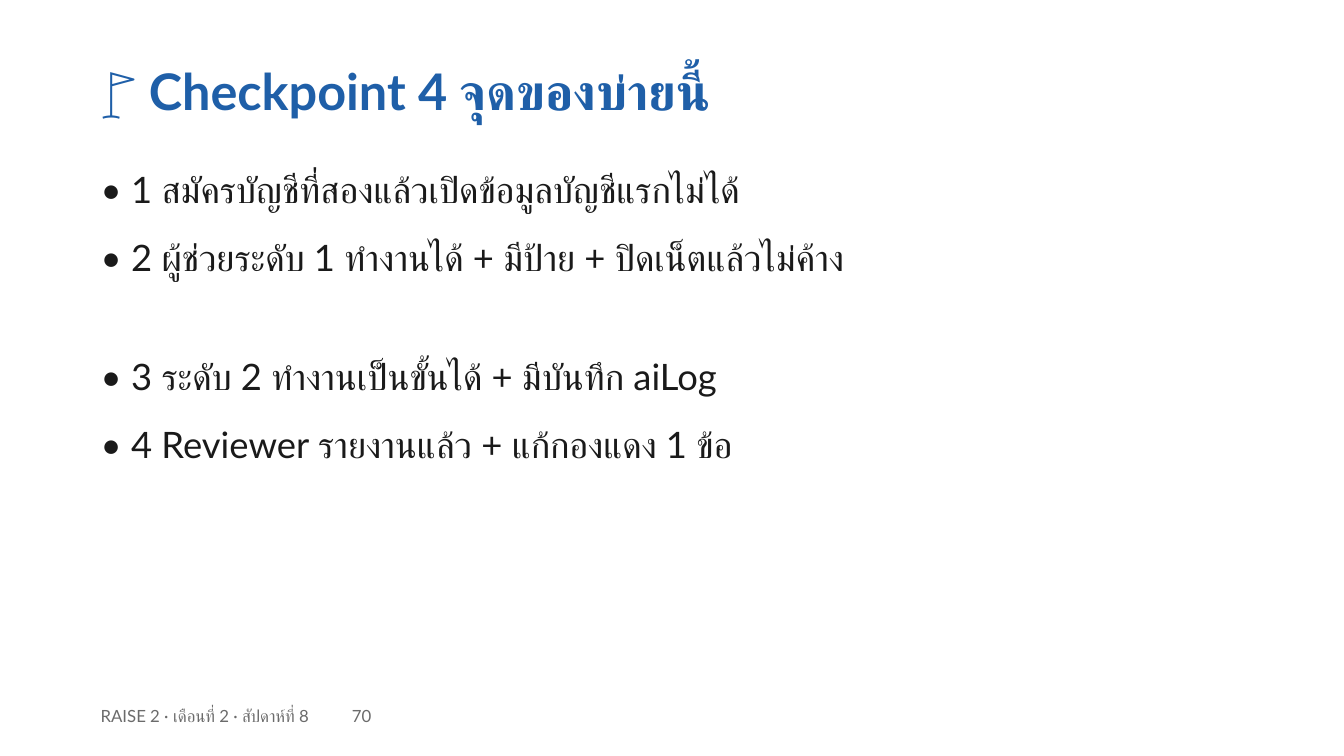
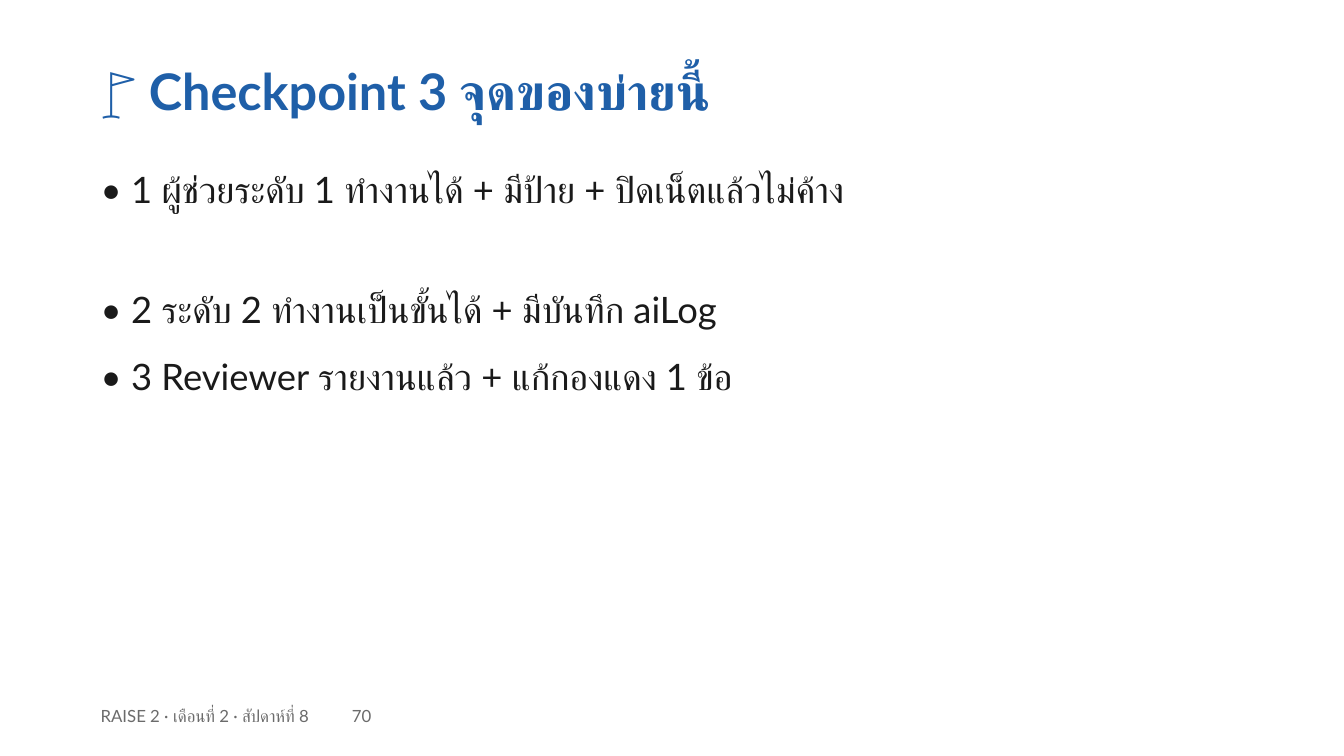
Before and after one commit to cnacha-mfu/raise2-module2, a slide deck: slide 70 of materials/week8/w8-slides.pptx. Drawn at 1344x756 pixels with LibreOffice and Linux fonts; fonts in the diff are those of the drawing. Boxes give left, top, right and bottom in pixels: in the first picture for what was removed or moved away, otherwise in the second. Text is boxed around its words. In the diff, an @@ line names an element or a change of style, - is before the commit and + after.

```diff
--- a/materials/week8/w8-slides.pptx
+++ b/materials/week8/w8-slides.pptx
@@ text at <box>149,71,701,123</box>: text changed @@
-🚩 Checkpoint 4 จุดของบ่ายนี้
+🚩 Checkpoint 3 จุดของบ่ายนี้
@@ text at <box>131,175,844,214</box>: text changed @@
-• 2 ผู้ช่วยระดับ 1 ทำงานได้ + มีป้าย + ปิดเน็ตแล้วไม่ค้าง
+• 1 ผู้ช่วยระดับ 1 ทำงานได้ + มีป้าย + ปิดเน็ตแล้วไม่ค้าง
@@ text removed at <box>131,175,740,214</box> @@
-• 1 สมัครบัญชีที่สองแล้วเปิดข้อมูลบัญชีแรกไม่ได้
@@ text at <box>131,294,716,330</box>: text changed @@
-• 3 ระดับ 2 ทำงานเป็นขั้นได้ + มีบันทึก aiLog
+• 2 ระดับ 2 ทำงานเป็นขั้นได้ + มีบันทึก aiLog
@@ text at <box>131,363,732,391</box>: text changed @@
-• 4 Reviewer รายงานแล้ว + แก้กองแดง 1 ข้อ
+• 3 Reviewer รายงานแล้ว + แก้กองแดง 1 ข้อ
```
Also in this commit, not shown: 1 other slide changed, 4 other files.
